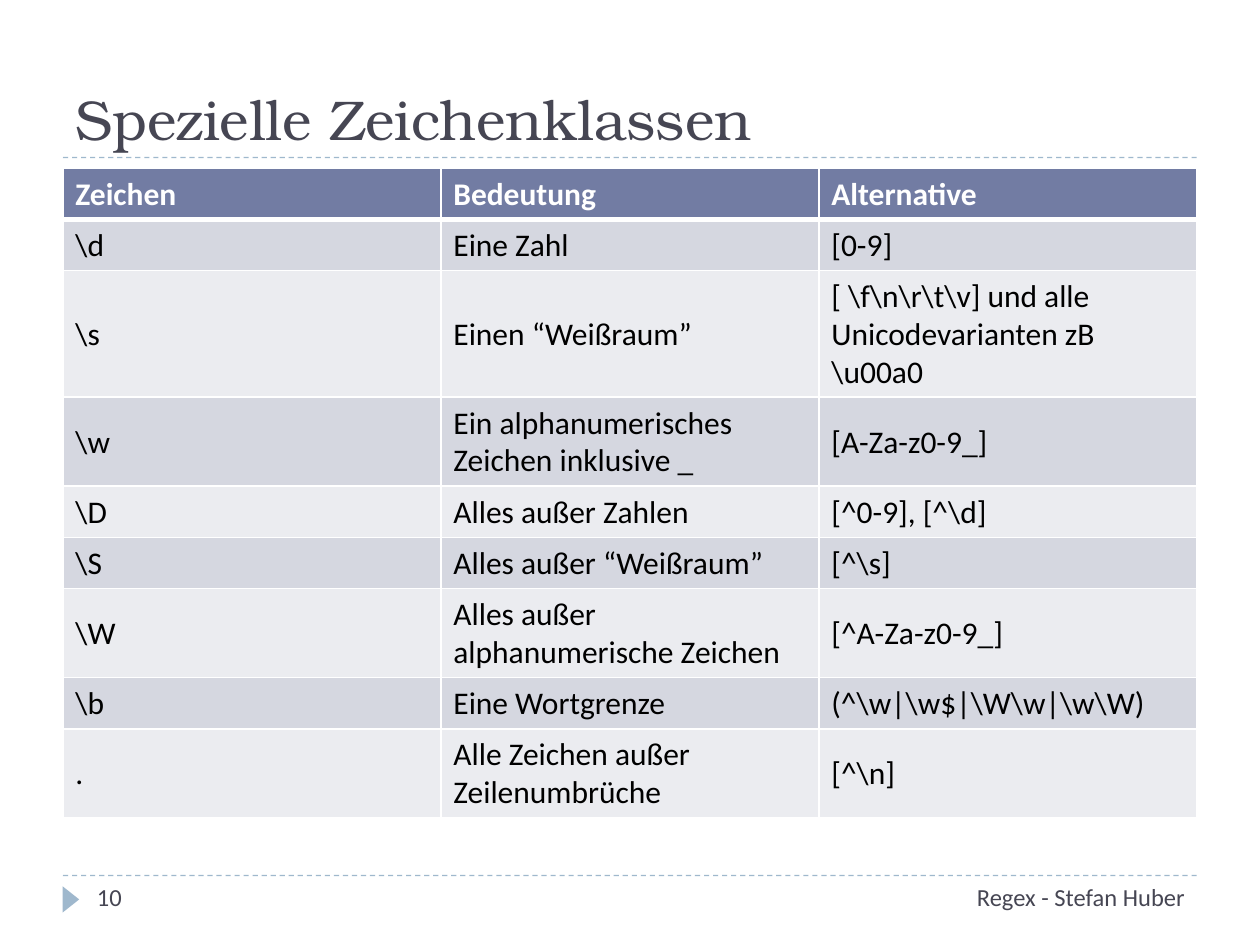
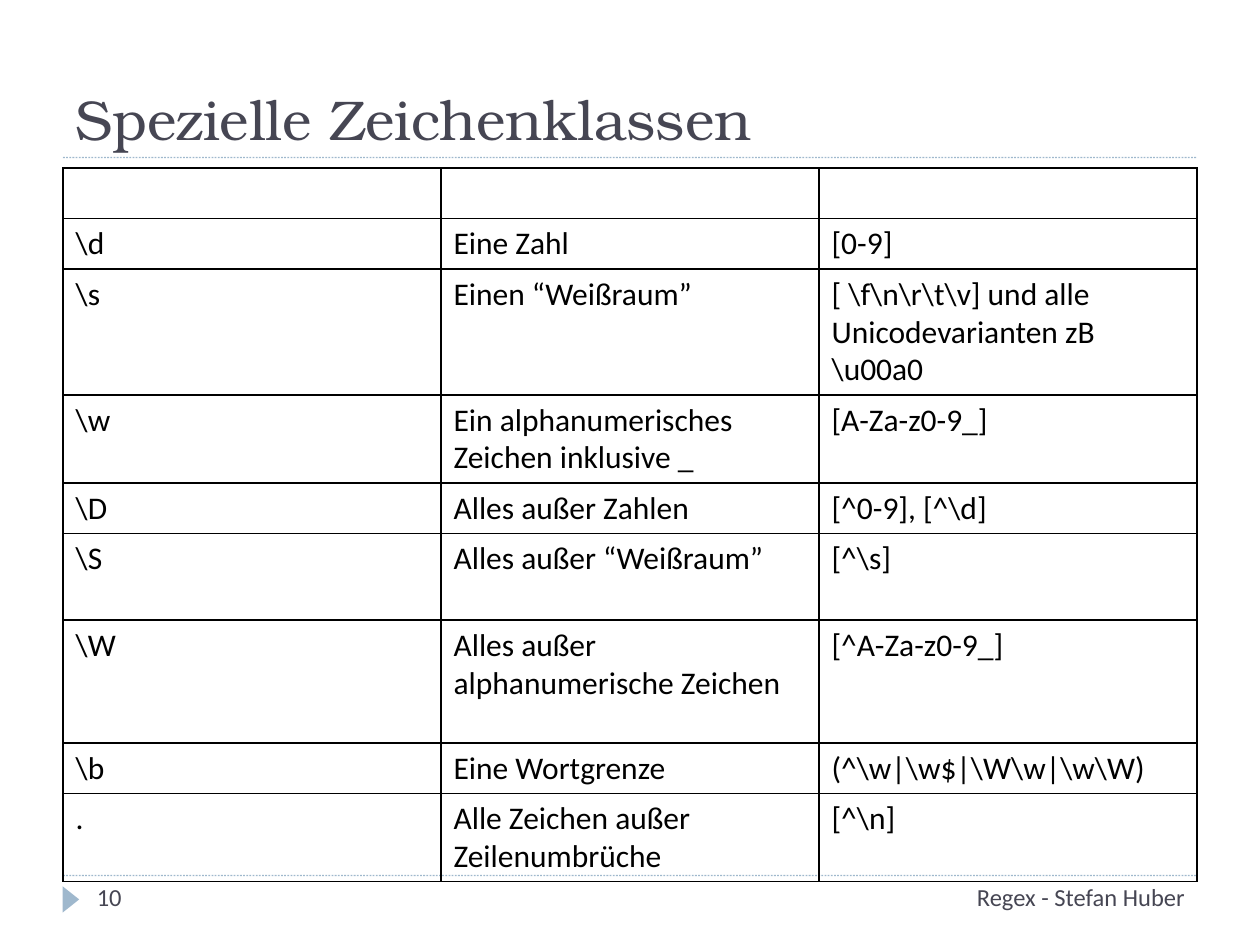
Before and after one commit to stefanhuber/regex-schulung, a slide deck: slide 10 of Regex.pptx. Drawn at 1260x945 pixels with LibreOffice and Linux fonts; fonts in the diff are those of the drawing. Boxes give left, top, right and bottom in pixels: in the first picture for what was removed or moved away, otherwise in the second. Text is boxed around its words. In the diff, an @@ line names an element or a change of style, - is before the commit and + after.

```diff
--- a/Regex.pptx
+++ b/Regex.pptx
@@ table at [63, 168, 1197, 876] @@
@@ fill #727CA3 to none in row 1 @@
@@ fill #D5D7E0 to none in 12 cells @@
@@ fill #EBECF0 to none in 12 cells @@
@@ borders changed @@
@@ line (63, 158) - (1197, 158): stroke #9FB8CD 0.75 pt dashed to #9FB8CD 0.74 pt @@
@@ line (63, 876) - (1197, 876): stroke #9FB8CD 0.75 pt dashed to #9FB8CD 0.74 pt @@
```
Also in this commit, not shown: 20 other slides changed, 1 other file.
